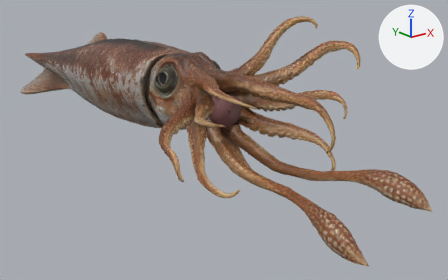
A saved change to the glTF model public/assets/triassic/creatures/phragmoteuthis.glb.
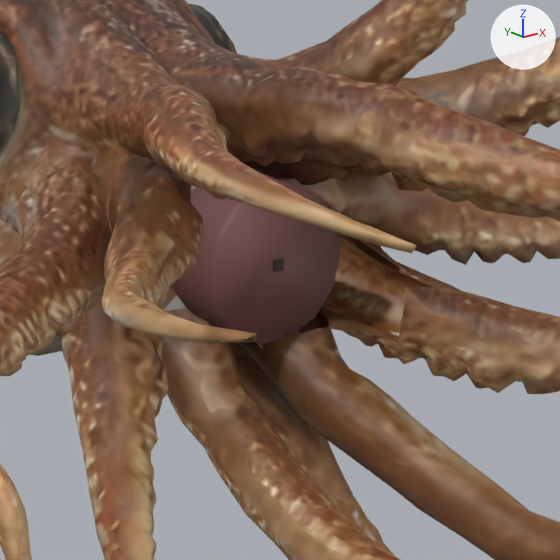
Each version is shown whole from a 50 mm lens placed at (-2.851, -4.276, 1.184), pointed at (0.306, -0.33, -0.394), then close up on the part from 39% to 64% of the width and 21% to 61% of the height. Lighting does not change. The marker at upper right points along +X, +Y and +Z. The last two pictures show the newer version. Vertices at exactly the same position are counted once.

Names of what the first close-up shows: 'Phragmoteuthis authored body', 'Phragmoteuthis oral lining' and 2 more.
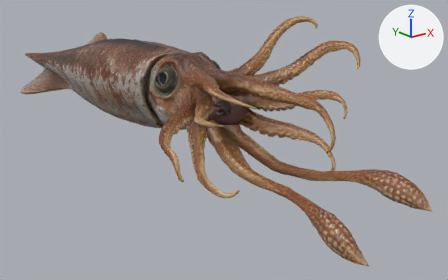
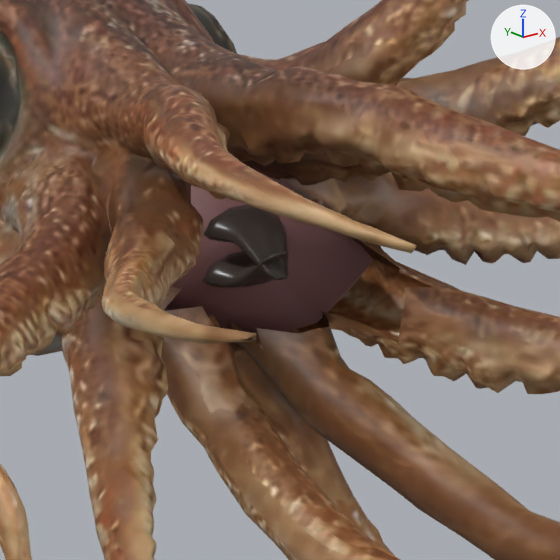
Boxes [x1, y1, x2, y2] around the edits, measured in the close-ups (560 x 560 px):
```json
{"object": "Phragmoteuthis oral lining", "change": "reshaped", "before": [171, 173, 341, 344], "after": [164, 170, 374, 337]}
{"object": "Phragmoteuthis upper mandible", "change": "unchanged, uncovered by the edit", "before": [273, 264, 284, 272], "after": [204, 205, 288, 280]}
{"object": "Phragmoteuthis lower mandible", "change": "unchanged, uncovered by the edit", "before": [273, 258, 284, 266], "after": [202, 251, 289, 288]}
```

Scene script edits in JSON lines:
```json
{"block": "me_phragmoteuthis_oral_lining", "where": "# used by ob_phragmoteuthis_oral_lining; location = (0.0, 0.0, 0.0)"}
{"op": "remove", "block": "me_phragmoteuthis_oral_lining", "code": "me_phragmoteuthis_oral_lining.from_pydata(...)  # 224 vertices, 444 faces; spans x -0.122..0.122, y -0.78..-0.499, z -0.124..0.117"}
{"op": "add", "block": "me_phragmoteuthis_oral_lining", "code": "me_phragmoteuthis_oral_lining.from_pydata(...)  # 224 vertices, 444 faces; spans x -0.129..0.137, y -0.835..-0.295, z -0.139..0.141"}
{"block": "me_phragmoteuthis_oral_lining", "change": "me_phragmoteuthis_oral_lining part 1: 224 of 224 vertices moved; they spanned x -0.122..0.122, y -0.78..-0.499, z -0.124..0.117 and now span x -0.129..0.137, y -0.835..-0.295, z -0.139..0.141; mean shift (0.002, 0.114, 0.004)"}
```
